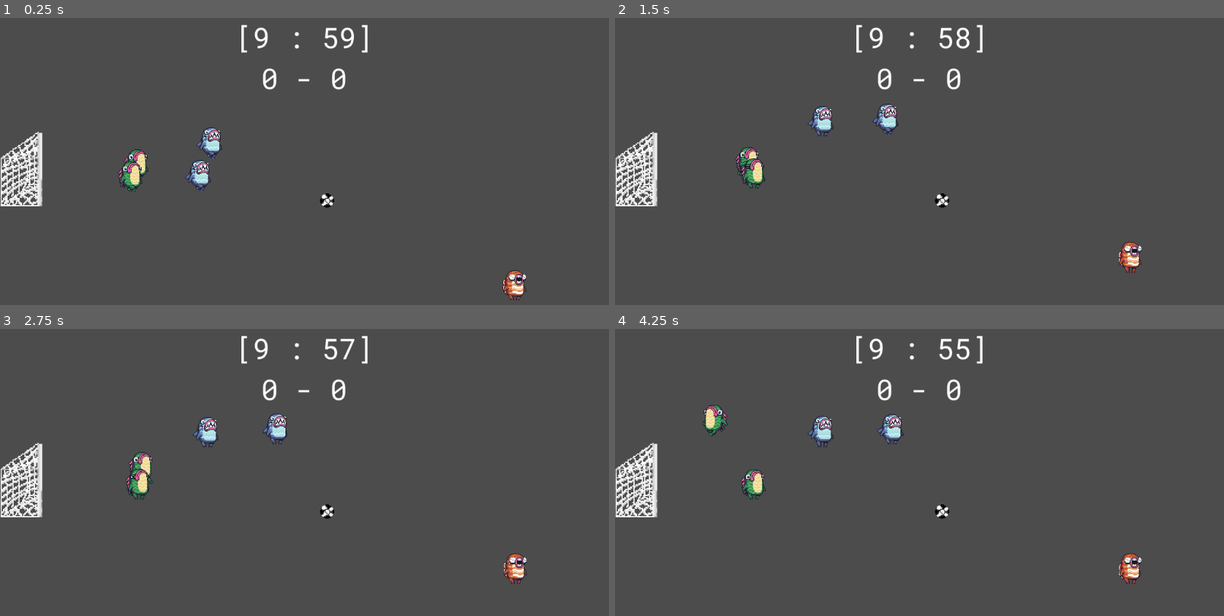
Above: before the commit, frames 1-4 (two rows, left to right).
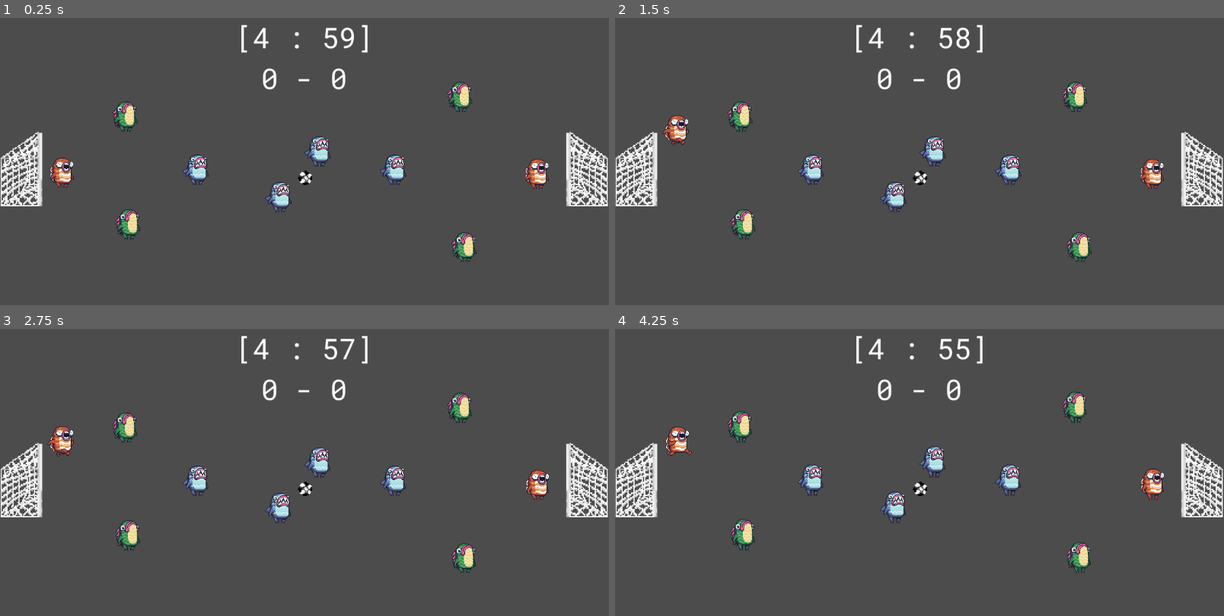
Above: after the commit, the same moments.

Repository: fishfolk/ballsy
Game: Godot game, scene res://GameScene/MainScene.tscn
Two runs of this game, one before a commit and one after it. Both use one fixed random seed, a clock stepped at 60 frames per second and the inputs below.
Inputs:
- Up to frame 1 (0.25 s): no input
- Up to frame 2 (1.5 s): hold W (vertical_up, bound only before the commit) 0.53-1.28 s; tap Q (change_defensive, bound only before the commit) at 0.6 s; tap E (change_offensive, bound only before the commit) at 0.8, 1.35 s; hold S (vertical_down, bound only before the commit) from 1.28 s (still down)
- Up to frame 3 (2.75 s): tap D (horizontal_rigth, bound only before the commit) at 1.55, 2.1 s; release S (vertical_down, bound only before the commit) at 2.03 s; hold W (vertical_up, bound only before the commit) from 2.03 s (still down); tap Space (strike_to_arch, bound only before the commit) at 2.3 s
- Up to frame 4 (4.25 s): tap Space (strike_to_arch, bound only before the commit) at 2.85 s; tap N (player2_change_defensive, bound only after the commit) at 3.05, 3.6 s; release W (vertical_up, bound only before the commit) at 3.53 s; hold A (horizontal_left, bound only before the commit) from 3.53 s (still down); tap B (player2_change_offensive, bound only after the commit) at 3.8 s

The runs differ from the first frame. In frame 1, 5.4% of the frame differs, in the area x 8-100%, y 3-99%; in frame 2, 5.5%; in frame 3, 5.6%; in frame 4, 5.7%, in the area x 8-100%, y 3-89%.

Commit message:
First test with two teams

Diff:
--- a/Proyect/AutoLoads/Data.gd
+++ b/Proyect/AutoLoads/Data.gd
@@ -2,9 +2,35 @@
 
 var field_dimsx = Vector2(107, 878)
 var field_dimsy = Vector2(82, 466)
+
+var PlayerInputs=[
+	{
+		"up": "player1_up",
+		"down":"player1_down",
+		"left": "player1_left",
+		"right":"player1_right",
+		"offensive": "player1_change_offensive",
+		"defensive":"player1_change_defensive",
+		"strike": "player1_strike"
+	},
+	{
+		"up": "player2_up",
+		"down":"player2_down",
+		"left": "player2_left",
+		"right":"player2_right",
+		"offensive": "player2_change_offensive",
+		"defensive":"player2_change_defensive",
+		"strike": "player2_strike"
+	}
+]
 
 func get_random_field_coord():
 	randomize()
 	var size = Vector2(field_dimsx.y - field_dimsx.x, field_dimsy.y - field_dimsy.x)
 	var coord = Vector2(field_dimsx.x + randi() % int(size.x),field_dimsy.x + randi() % int(size.y))
 	return coord
+func get_percent(pos:Vector2):
+	var diff = Vector2(field_dimsx.y - field_dimsx.x, field_dimsy.y - field_dimsy.x)
+	var fpos = pos - Vector2(field_dimsx.x, field_dimsy.x)
+	var ppos:Vector2 = fpos / diff
+	return ppos
--- a/Proyect/Components/Ball/Ball.gd
+++ b/Proyect/Components/Ball/Ball.gd
@@ -6,31 +6,24 @@
 
 var last_player_touched:Node2D = null
 
-
-#Return the Distance Absolute between thsi node and vector2 b
-func get_distace(b:Vector2):
-	return(_get_raw_distance(b).abs())
-
-
-func _get_raw_distance(b:Vector2):
-	var result:Vector2 = transform.origin - b;
-	return result
-
-
-#Return vector2 Normalized pointed to object
-func get_direction(target):
-	var result:Vector2 = _get_raw_distance(target).normalized()
-	return result
-
-
+var timestamp:float
+var time_to:float
+var cd:float = 3
 
 func set_last_player_touched(node):
 	last_player_touched = node
 
 
 func _ready():
+	timestamp = OS.get_unix_time()
+	add_Time()
 	pass
 
+func add_Time():
+	time_to = timestamp + cd
+
+func _process(delta):
+	timestamp = OS.get_unix_time()
 
 func _physics_process(delta):
 	var speed = linear_velocity.x
@@ -39,9 +32,20 @@
 	sprite.transform = sprite.transform.rotated(rotation)
 
 func make_strike(force , node):
+
 	if node != last_player_touched:
 		return
+
 	linear_velocity += force
+	linear_velocity = Vector2(clamp(linear_velocity.x, -450, 450), clamp(linear_velocity.y, -450, 450))
+
+func make_pass_to_character(target_node , node):
+	if time_to > timestamp: return
+	add_Time()
+	var dir = position.direction_to(target_node.position)
+	var distance = position.distance_to(target_node.position)
+	var force = (dir * 50) + (dir * 250 * distance)
+	make_pass(force , node)
 
 func make_pass(force , node):
 	make_strike(force , node)
--- a/Proyect/Components/Ball/Ball.tscn
+++ b/Proyect/Components/Ball/Ball.tscn
@@ -15,11 +15,12 @@
 radius = 14.0357
 
 [node name="Ball" type="RigidBody2D"]
-collision_layer = 3
-collision_mask = 3
+collision_layer = 2
+collision_mask = 2
 mode = 2
 physics_material_override = SubResource( 2 )
 gravity_scale = 0.0
+can_sleep = false
 linear_damp = 3.0
 angular_damp = 100.0
 script = ExtResource( 2 )
--- a/Proyect/Components/Characters/MainCharacter.gd
+++ b/Proyect/Components/Characters/MainCharacter.gd
@@ -4,13 +4,13 @@
 
 export var team:int = 0
 export var active :bool = true
+export var maximun_x:float
+export var is_controlled:bool = false
 var speed: float = 6
-var is_controlled:bool = false
 var _is_walking:bool = false
 var _ball = null
 
 var _target_move:Vector2
-
 
 func pass_ball(target:Node2D):
 	if _ball == null: return
@@ -19,12 +19,16 @@
 	var force = direction * (distance * 2 + 100)
 	_ball.make_pass(force,self)
 
+
 func _ready():
 	_target_move = Data.get_random_field_coord()
-
 	$AnimationPlayer.play("Idle")
 	speed *= 1000
+	if(is_controlled): return
+
 	pass
+
+
 
 
 func _physics_process(delta):
@@ -45,21 +49,29 @@
 	if(is_controlled):
 		_strike()
 		return
+
 	_machine_pass()
 
 
 func _machine_pass():
+	_target_move = Globals.game.ball.position
 	pass
 
 func _machine_move(delta):
+	var porcent:Vector2 = Data.get_percent(_target_move)
+	if team > 0: porcent.x = porcent.x -1
+	if porcent.x > maximun_x: return
 	var distance = position.distance_to(_target_move)
 	var dir = position.direction_to(_target_move)
-	if distance < 100 : dir = Vector2.ZERO
+	if distance < 30 :
+		Globals.game.ball.make_pass_to_character(Globals.game.get_current_character() , self)
+	if distance < 10 :
+		 dir = Vector2.ZERO
 	_move_to(delta, dir)
 	pass
 
 func _strike():
-	if not Input.is_action_just_pressed("strike_to_arch"):
+	if not Input.is_action_just_pressed(Data.PlayerInputs[team].strike):
 		return
 
 	pass
@@ -70,9 +82,9 @@
 
 
 func _human_move(delta):
-	var horizontal_axis:float = Input.get_axis("horizontal_left","horizontal_rigth")
-	var vertical_axis:float = Input.get_axis("vertical_down", "vertical_up")
-	_move_to(delta, Vector2(horizontal_axis,-vertical_axis))
+	var horizontal_axis:float = Input.get_axis(Data.PlayerInputs[team].left,Data.PlayerInputs[team].right)
+	var vertical_axis:float = Input.get_axis(Data.PlayerInputs[team].down, Data.PlayerInputs[team].up)
+	_move_to(delta, Vector2(horizontal_axis,-vertical_axis) * 1.4)
 
 
 func _move_to(delta, dir):
--- a/Proyect/Components/Goal/Goal.tscn
+++ b/Proyect/Components/Goal/Goal.tscn
@@ -15,6 +15,8 @@
 texture = ExtResource( 1 )
 
 [node name="Area2D" type="Area2D" parent="."]
+collision_layer = 3
+collision_mask = 3
 
 [node name="CollisionShape2D" type="CollisionShape2D" parent="Area2D"]
 shape = SubResource( 1 )
--- a/Proyect/Components/UI/Score Board/ScoreBoard.gd
+++ b/Proyect/Components/UI/Score Board/ScoreBoard.gd
@@ -5,7 +5,7 @@
 
 var timeLabel:Label
 
-var _time_in_seconds:float = 600
+var _time_in_seconds:float = 300
 
 
 
--- a/Proyect/GameScene/Game.gd
+++ b/Proyect/GameScene/Game.gd
@@ -8,13 +8,14 @@
 var score:Vector2 = Vector2(0,0)
 
 func on_add_goal(team):
-	if(team < 2):
+	if(team < 1):
 		score.x += 1
 	else: score.y += 1
 	Globals.score_board.display_score(score)
 
 var current_player:int
 
+func get_current_character(): return players[current_player]
 
 func _changePlayer(id):
 	players[current_player].is_controlled = false
@@ -24,6 +25,7 @@
 
 func _ready():
 	Globals.game = self
+	ball = $YSort/Ball
 # warning-ignore:return_value_discarded
 	Signals.connect("add_goal",self,"on_add_goal")
 
@@ -46,11 +48,11 @@
 
 
 func _check_change_player():
-	var not_change_pressed:bool = not Input.is_action_just_pressed("change_defensive")
-	not_change_pressed = not_change_pressed and not Input.is_action_just_pressed("change_offensive")
+	var not_change_pressed:bool = not Input.is_action_just_pressed(Data.PlayerInputs[0].offensive)
+	not_change_pressed = not_change_pressed and not Input.is_action_just_pressed(Data.PlayerInputs[0].defensive)
 	if  not_change_pressed :
 		return
-	var f:int = current_player +  int(Input.get_axis("change_defensive","change_offensive"))
+	var f:int = current_player +  int(Input.get_axis(Data.PlayerInputs[0].defensive,Data.PlayerInputs[0].offensive))
 	if f < 0 :
 		f = len(players)-1
 	f = f % len(players)
--- a/Proyect/GameScene/Game.tscn
+++ b/Proyect/GameScene/Game.tscn
@@ -31,6 +31,9 @@
 1/shapes = [  ]
 1/z_index = 0
 
+[sub_resource type="RectangleShape2D" id=2]
+extents = Vector2( 475, 45 )
+
 [node name="Game" type="Node2D"]
 script = ExtResource( 4 )
 
@@ -41,25 +44,104 @@
 [node name="YSort" type="YSort" parent="."]
 
 [node name="Ball" parent="YSort" instance=ExtResource( 3 )]
-position = Vector2( 550, 308 )
+position = Vector2( 513, 270 )
 
 [node name="Juanito_el_portero" parent="YSort" instance=ExtResource( 2 )]
-position = Vector2( 867, 466 )
+position = Vector2( 106, 276 )
+maximun_x = 0.2
 
 [node name="Juancho_el_defenza" parent="YSort" instance=ExtResource( 6 )]
-position = Vector2( 216, 307 )
+position = Vector2( 217, 363 )
+active = false
+maximun_x = 0.5
 
 [node name="el_paco_el_defenza" parent="YSort" instance=ExtResource( 6 )]
-position = Vector2( 217, 240 )
+position = Vector2( 212, 181 )
+active = false
+maximun_x = 0.5
 
 [node name="Jorge_el_delantero" parent="YSort" instance=ExtResource( 5 )]
-position = Vector2( 327, 232 )
+position = Vector2( 471, 317 )
+active = false
+maximun_x = 1.0
 
 [node name="javier_el_delantero" parent="YSort" instance=ExtResource( 5 )]
-position = Vector2( 327, 305 )
+position = Vector2( 332, 271 )
+active = false
+maximun_x = 1.0
 
-[node name="Goal" parent="YSort" instance=ExtResource( 7 )]
+[node name="Juanito_el_portero2" parent="YSort" instance=ExtResource( 2 )]
+position = Vector2( 905, 278 )
+team = 1
+maximun_x = 0.2
+is_controlled = true
+
+[node name="Juancho_el_defenza2" parent="YSort" instance=ExtResource( 6 )]
+position = Vector2( 782, 401 )
+team = 1
+active = false
+maximun_x = 0.5
+
+[node name="el_paco_el_defenza2" parent="YSort" instance=ExtResource( 6 )]
+position = Vector2( 775, 148 )
+team = 1
+active = false
+maximun_x = 0.5
+
+[node name="Jorge_el_delantero2" parent="YSort" instance=ExtResource( 5 )]
+position = Vector2( 537, 240 )
+team = 1
+active = false
+maximun_x = 1.0
+
+[node name="javier_el_delantero2" parent="YSort" instance=ExtResource( 5 )]
+position = Vector2( 664, 271 )
+team = 1
+active = false
+maximun_x = 1.0
+
+[node name="Goal Arc Player 1" parent="YSort" instance=ExtResource( 7 )]
 position = Vector2( 34, 277 )
+
+[node name="Goal Arc Player 2" parent="YSort" instance=ExtResource( 7 )]
+position = Vector2( 989, 277 )
+scale = Vector2( -1, 1 )
+teamowner = 0
+
+[node name="StaticBody2D" type="StaticBody2D" parent="YSort"]
+position = Vector2( 514, 52 )
+collision_layer = 3
+collision_mask = 3
+
+[node name="CollisionShape2D" type="CollisionShape2D" parent="YSort/StaticBody2D"]
+position = Vector2( -1, 0 )
+shape = SubResource( 2 )
+
+[node name="StaticBody2D2" type="StaticBody2D" parent="YSort"]
+position = Vector2( 506, 513 )
+collision_layer = 3
+collision_mask = 3
+
+[node name="CollisionShape2D" type="CollisionShape2D" parent="YSort/StaticBody2D2"]
+shape = SubResource( 2 )
+
+[node name="StaticBody2D3" type="StaticBody2D" parent="YSort"]
+position = Vector2( 4, 275 )
+rotation = 1.5708
+collision_layer = 3
+collision_mask = 3
+
+[node name="CollisionShape2D" type="CollisionShape2D" parent="YSort/StaticBody2D3"]
+shape = SubResource( 2 )
+
+[node name="StaticBody2D4" type="StaticBody2D" parent="YSort"]
+position = Vector2( 1021, 265 )
+rotation = 1.5708
+collision_layer = 3
+collision_mask = 3
+
+[node name="CollisionShape2D" type="CollisionShape2D" parent="YSort/StaticBody2D4"]
+shape = SubResource( 2 )
 
 [node name="Camera2D" type="Camera2D" parent="."]
 position = Vector2( 514, 300 )
--- /dev/null
+++ b/Proyect/Utils/Timer.gd
@@ -0,0 +1,16 @@
+extends Node
+
+
+# Declare member variables here. Examples:
+# var a = 2
+# var b = "text"
+
+
+# Called when the node enters the scene tree for the first time.
+func _ready():
+	pass # Replace with function body.
+
+
+# Called every frame. 'delta' is the elapsed time since the previous frame.
+#func _process(delta):
+#	pass
--- a/Proyect/project.godot
+++ b/Proyect/project.godot
@@ -56,48 +56,79 @@
 
 [input]
 
-horizontal_left={
+player1_left={
 "deadzone": 0.5,
 "events": [ Object(InputEventKey,"resource_local_to_scene":false,"resource_name":"","device":0,"alt":false,"shift":false,"control":false,"meta":false,"command":false,"pressed":false,"scancode":65,"physical_scancode":0,"unicode":0,"echo":false,"script":null)
-, Object(InputEventKey,"resource_local_to_scene":false,"resource_name":"","device":0,"alt":false,"shift":false,"control":false,"meta":false,"command":false,"pressed":false,"scancode":16777231,"physical_scancode":0,"unicode":0,"echo":false,"script":null)
  ]
 }
-horizontal_rigth={
+player1_right={
 "deadzone": 0.5,
 "events": [ Object(InputEventKey,"resource_local_to_scene":false,"resource_name":"","device":0,"alt":false,"shift":false,"control":false,"meta":false,"command":false,"pressed":false,"scancode":68,"physical_scancode":0,"unicode":0,"echo":false,"script":null)
-, Object(InputEventKey,"resource_local_to_scene":false,"resource_name":"","device":0,"alt":false,"shift":false,"control":false,"meta":false,"command":false,"pressed":false,"scancode":16777233,"physical_scancode":0,"unicode":0,"echo":false,"script":null)
  ]
 }
-vertical_up={
+player1_up={
 "deadzone": 0.5,
 "events": [ Object(InputEventKey,"resource_local_to_scene":false,"resource_name":"","device":0,"alt":false,"shift":false,"control":false,"meta":false,"command":false,"pressed":false,"scancode":87,"physical_scancode":0,"unicode":0,"echo":false,"script":null)
-, Object(InputEventKey,"resource_local_to_scene":false,"resource_name":"","device":0,"alt":false,"shift":false,"control":false,"meta":false,"command":false,"pressed":false,"scancode":16777232,"physical_scancode":0,"unicode":0,"echo":false,"script":null)
 , Object(InputEventJoypadMotion,"resource_local_to_scene":false,"resource_name":"","device":0,"axis":1,"axis_value":-1.0,"script":null)
  ]
 }
-vertical_down={
+player1_down={
 "deadzone": 0.5,
 "events": [ Object(InputEventKey,"resource_local_to_scene":false,"resource_name":"","device":0,"alt":false,"shift":false,"control":false,"meta":false,"command":false,"pressed":false,"scancode":83,"physical_scancode":0,"unicode":0,"echo":false,"script":null)
-, Object(InputEventKey,"resource_local_to_scene":false,"resource_name":"","device":0,"alt":false,"shift":false,"control":false,"meta":false,"command":false,"pressed":false,"scancode":16777234,"physical_scancode":0,"unicode":0,"echo":false,"script":null)
 , Object(InputEventJoypadMotion,"resource_local_to_scene":false,"resource_name":"","device":0,"axis":1,"axis_value":1.0,"script":null)
  ]
 }
-change_offensive={
+player1_change_offensive={
 "deadzone": 0.5,
 "events": [ Object(InputEventKey,"resource_local_to_scene":false,"resource_name":"","device":0,"alt":false,"shift":false,"control":false,"meta":false,"command":false,"pressed":false,"scancode":69,"physical_scancode":0,"unicode":0,"echo":false,"script":null)
 , Object(InputEventJoypadButton,"resource_local_to_scene":false,"resource_name":"","device":0,"button_index":5,"pressure":0.0,"pressed":false,"script":null)
  ]
 }
-change_defensive={
+player1_change_defensive={
 "deadzone": 0.5,
 "events": [ Object(InputEventKey,"resource_local_to_scene":false,"resource_name":"","device":0,"alt":false,"shift":false,"control":false,"meta":false,"command":false,"pressed":false,"scancode":81,"physical_scancode":0,"unicode":0,"echo":false,"script":null)
 , Object(InputEventJoypadButton,"resource_local_to_scene":false,"resource_name":"","device":0,"button_index":4,"pressure":0.0,"pressed":false,"script":null)
  ]
 }
-strike_to_arch={
+player1_strike={
 "deadzone": 0.5,
 "events": [ Object(InputEventKey,"resource_local_to_scene":false,"resource_name":"","device":0,"alt":false,"shift":false,"control":false,"meta":false,"command":false,"pressed":false,"scancode":32,"physical_scancode":0,"unicode":0,"echo":false,"script":null)
 , Object(InputEventJoypadButton,"resource_local_to_scene":false,"resource_name":"","device":0,"button_index":1,"pressure":0.0,"pressed":false,"script":null)
+ ]
+}
+player2_left={
+"deadzone": 0.5,
+"events": [ Object(InputEventKey,"resource_local_to_scene":false,"resource_name":"","device":0,"alt":false,"shift":false,"control":false,"meta":false,"command":false,"pressed":false,"scancode":16777231,"physical_scancode":0,"unicode":0,"echo":false,"script":null)
+ ]
+}
+player2_right={
+"deadzone": 0.5,
+"events": [ Object(InputEventKey,"resource_local_to_scene":false,"resource_name":"","device":0,"alt":false,"shift":false,"control":false,"meta":false,"command":false,"pressed":false,"scancode":16777233,"physical_scancode":0,"unicode":0,"echo":false,"script":null)
+ ]
+}
+player2_up={
+"deadzone": 0.5,
+"events": [ Object(InputEventKey,"resource_local_to_scene":false,"resource_name":"","device":0,"alt":false,"shift":false,"control":false,"meta":false,"command":false,"pressed":false,"scancode":16777232,"physical_scancode":0,"unicode":0,"echo":false,"script":null)
+ ]
+}
+player2_down={
+"deadzone": 0.5,
+"events": [ Object(InputEventKey,"resource_local_to_scene":false,"resource_name":"","device":0,"alt":false,"shift":false,"control":false,"meta":false,"command":false,"pressed":false,"scancode":16777234,"physical_scancode":0,"unicode":0,"echo":false,"script":null)
+ ]
+}
+player2_change_offensive={
+"deadzone": 0.5,
+"events": [ Object(InputEventKey,"resource_local_to_scene":false,"resource_name":"","device":0,"alt":false,"shift":false,"control":false,"meta":false,"command":false,"pressed":false,"scancode":66,"physical_scancode":0,"unicode":0,"echo":false,"script":null)
+ ]
+}
+player2_change_defensive={
+"deadzone": 0.5,
+"events": [ Object(InputEventKey,"resource_local_to_scene":false,"resource_name":"","device":0,"alt":false,"shift":false,"control":false,"meta":false,"command":false,"pressed":false,"scancode":78,"physical_scancode":0,"unicode":0,"echo":false,"script":null)
+ ]
+}
+player2_strike={
+"deadzone": 0.5,
+"events": [ Object(InputEventKey,"resource_local_to_scene":false,"resource_name":"","device":0,"alt":false,"shift":false,"control":false,"meta":false,"command":false,"pressed":false,"scancode":77,"physical_scancode":0,"unicode":0,"echo":false,"script":null)
  ]
 }
 
Not shown: 1 places in Proyect/GameScene/Game.tscn that only renumber resources
Not shown, changed: changelog.md
